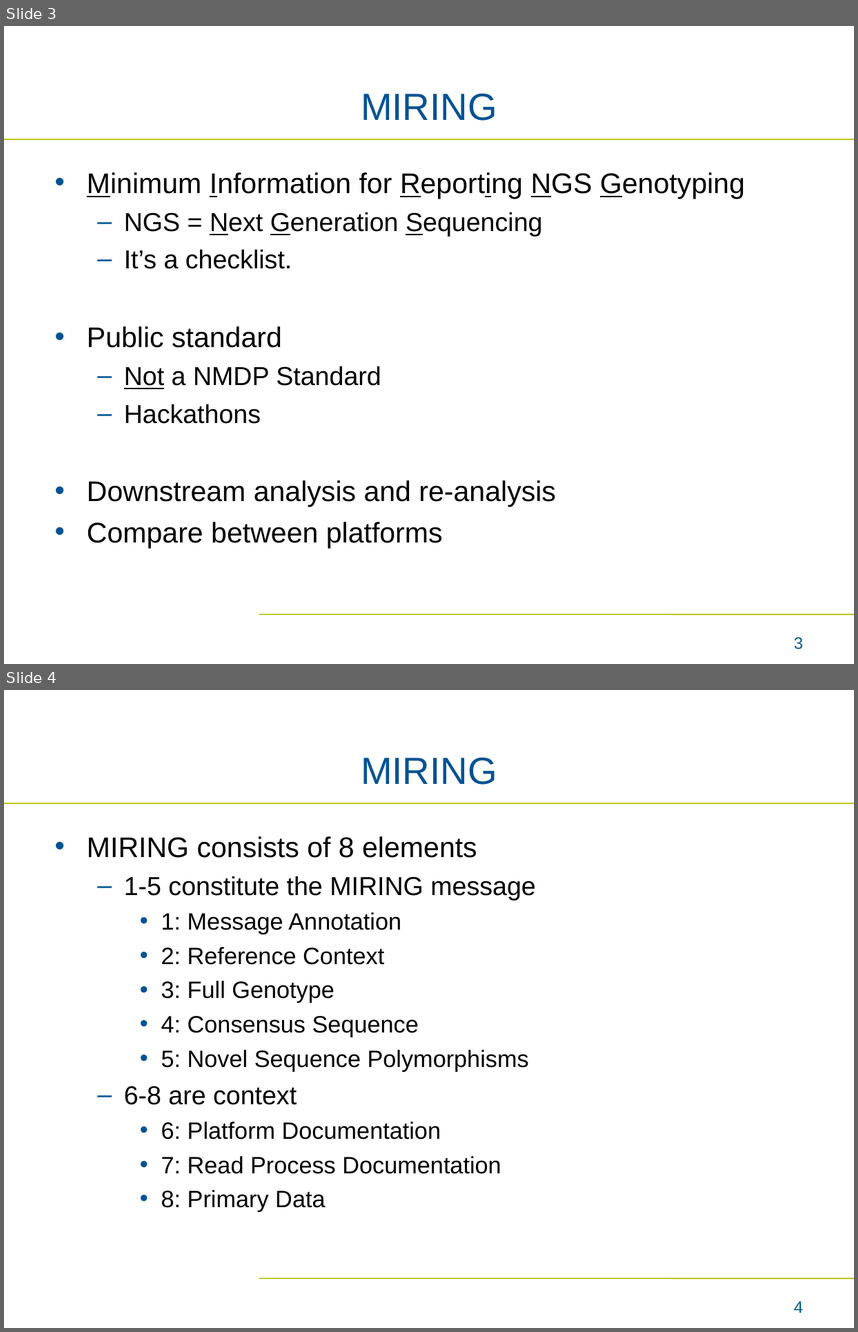
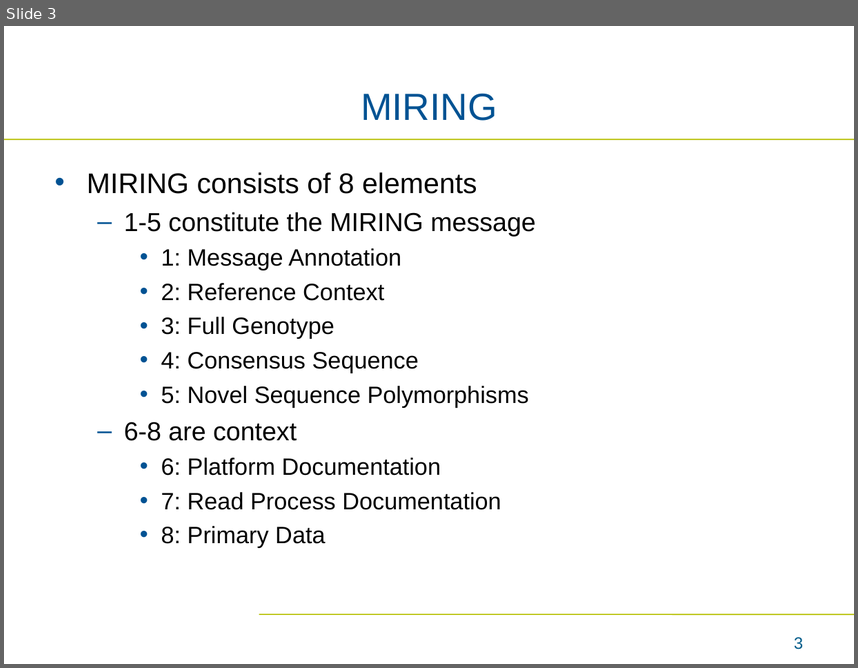
Before and after one commit to bmatern-nmdp/ValidationDemo, a slide deck: Interactive Demo.ppt. Shown one above the other, each under a label of ours: slides 3 and 4 before the commit, slide 3 after it. The pictures are 858x1332 and 858x668 pixels, drawn with LibreOffice and Linux fonts; fonts in the diff are those of the drawing; background and template pictures are left out. Boxes give left, top, right and bottom in pixels: in the first picture for what was removed or moved away, otherwise in the second. Text is boxed around its words. In the diff, an @@ line names an element or a change of style, - is before the commit and + after.

```diff
--- a/Interactive Demo.ppt
+++ b/Interactive Demo.ppt
@@ slide 3 removed at (4,26,854,664), background #FFFFFF; not listed: 2 template elements that a slide beside it also shows @@
@@ title removed at (361,93,497,121) @@
-MIRING
@@ text removed at (87,172,745,548) @@
-• Minimum Information for Reporting NGS Genotyping
-  – NGS = Next Generation Sequencing
-  – It’s a checklist.
-• Public standard
-  – Not a NMDP Standard
-  – Hackathons
-• Downstream analysis and re-analysis
-• Compare between platforms
@@ page number removed at (794,637,803,649) @@
-3
@@ what was slide 4 is now slide 3 @@
@@ page number at (794,637,803,649): text changed @@
-4
+3
```
Also in this commit, not shown: 1 slide changed, 4 slides added, 2 other slides removed, 1 other file.
